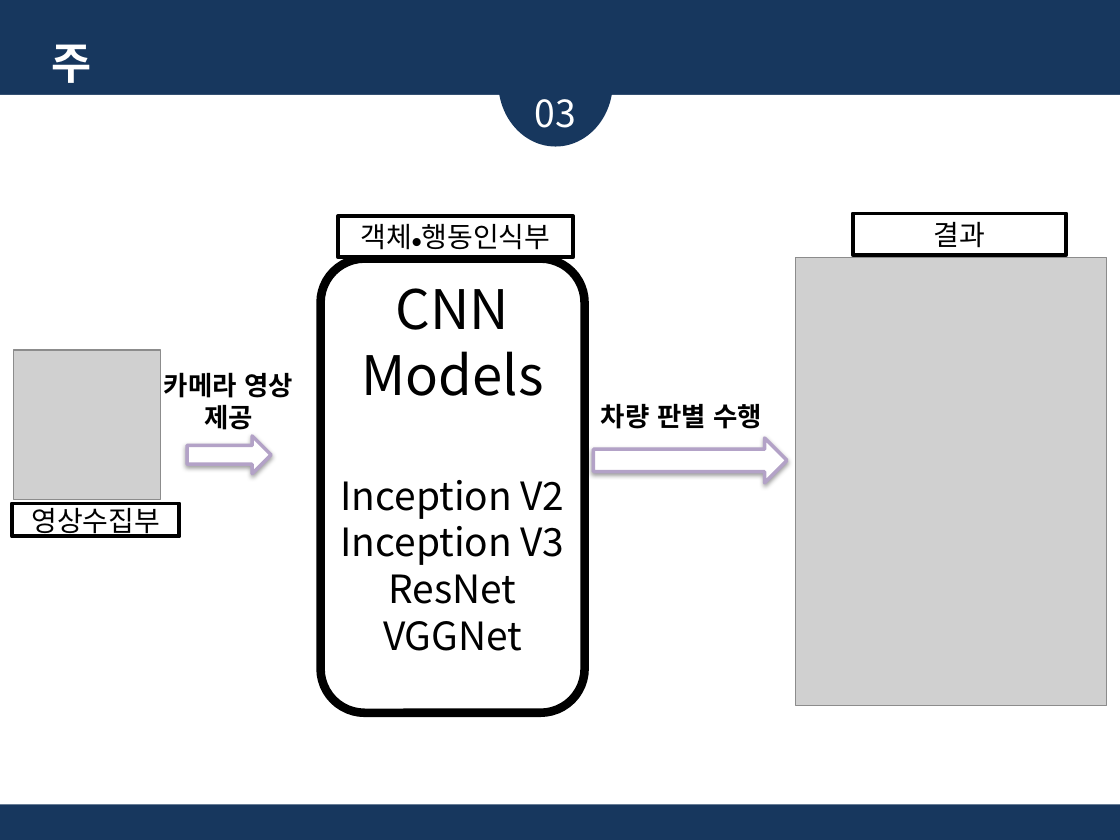
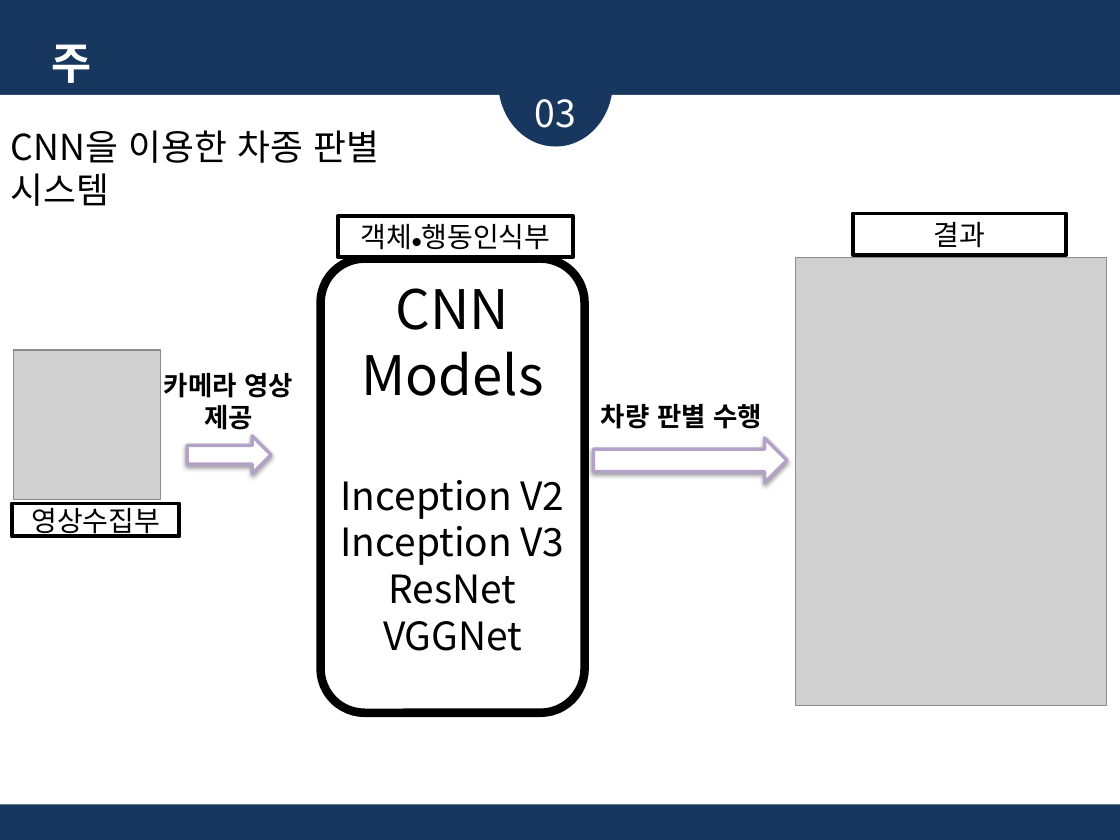
Before and after one commit to glad1470/2019_research, a slide deck: slide 7 of Doc/주제 선정 및 시장 조사_19.03.19/졸업논문 주제_임광효_김준영_2.pptx (slide 8 before the commit). Drawn at 1120x840 pixels with LibreOffice and Linux fonts; fonts in the diff are those of the drawing; grey boxes stand for pictures. Boxes give left, top, right and bottom in pixels: in the first picture for what was removed or moved away, otherwise in the second. Text is boxed around its words. In the diff, an @@ line names an element or a change of style, - is before the commit and + after.

```diff
--- a/Doc/주제 선정 및 시장 조사_19.03.19/졸업논문 주제_임광효_김준영_2.pptx
+++ b/Doc/주제 선정 및 시장 조사_19.03.19/졸업논문 주제_임광효_김준영_2.pptx
@@ text added at bbox=[11, 130, 379, 206], 23 pt, text #000000 @@
+CNN을 이용한 차종 판별 시스템
```
Also in this commit, not shown: 7 other slides changed, 2 slides added, 3 slides removed.
